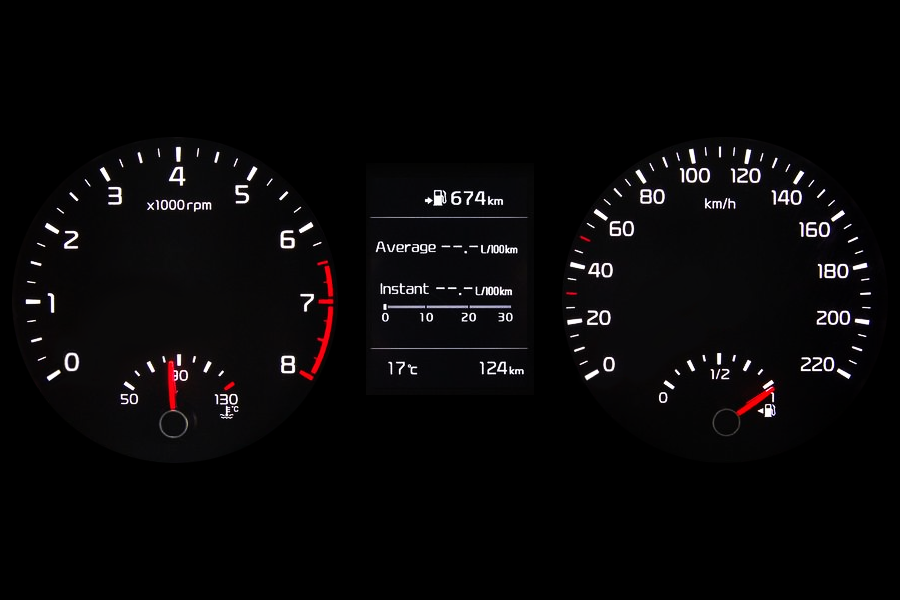
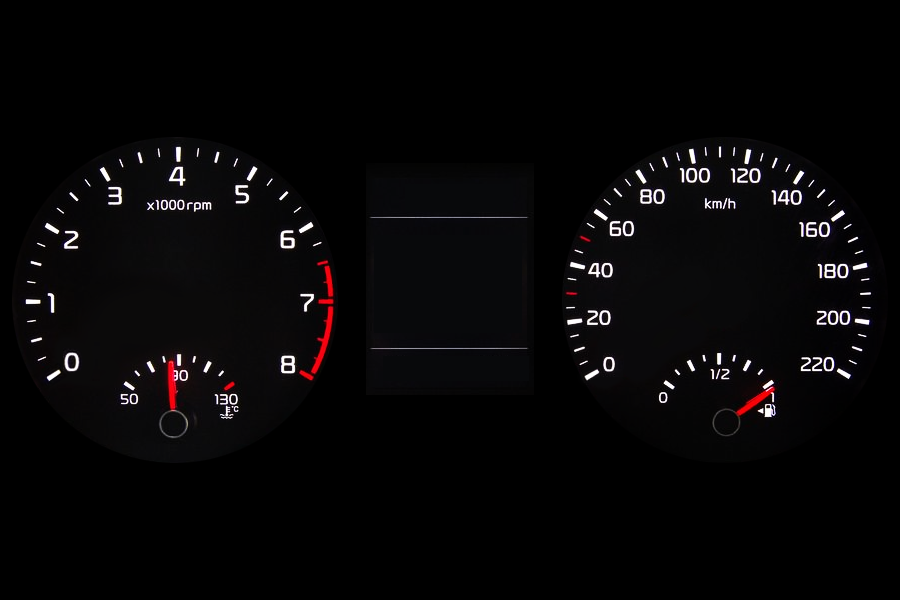
Layer changes from the first 900x600 image to the second:
added layer "Слой 11" above "Слой 3" over [374, 185, 529, 381]
